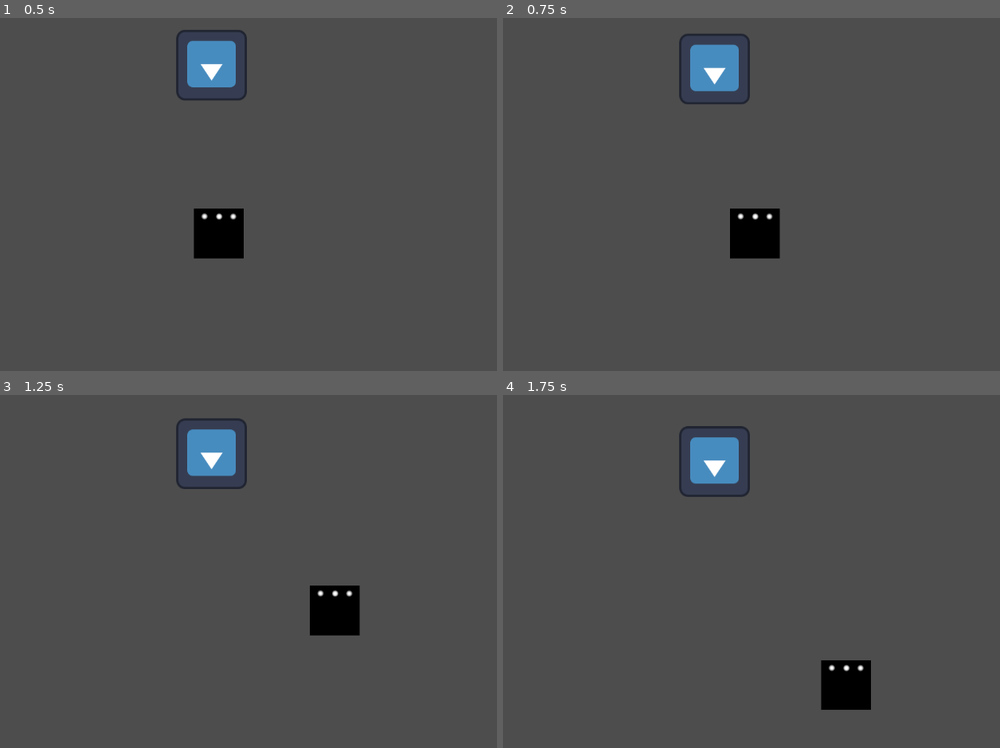
Above: before the commit, frames 1-4 (two rows, left to right).
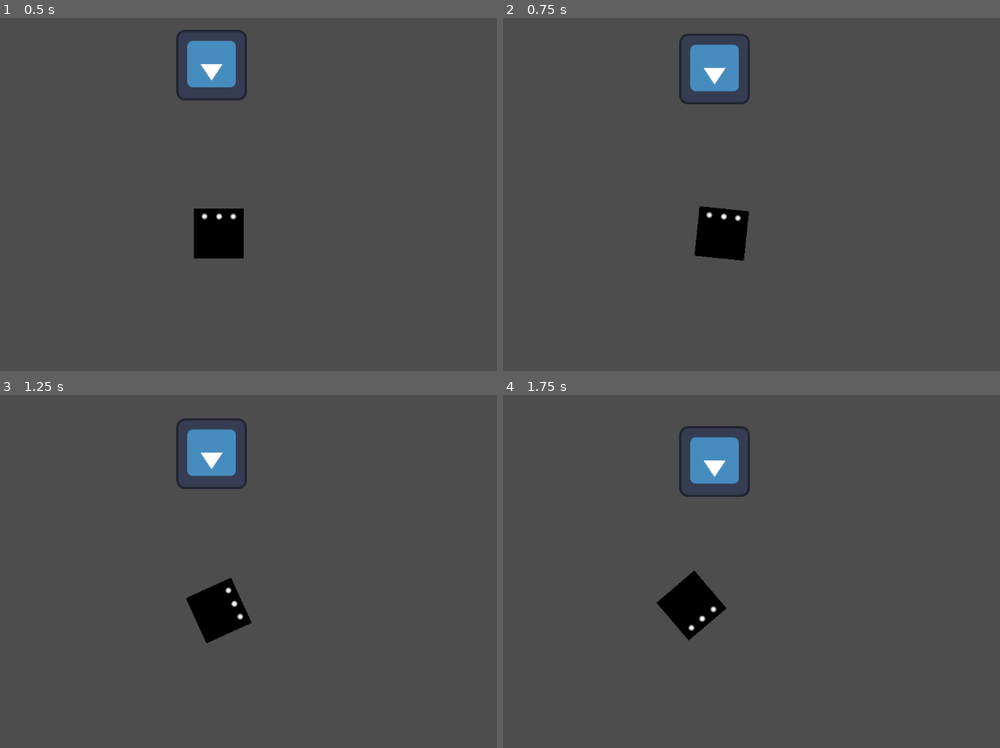
Above: after the commit, the same moments.

Repository: WickerBaskett/das-teroids
Game: Godot game, scene res://scenes/main_level.tscn
The game is run twice, just before and just after one commit, with the same random seed, the same clock (stepped at 60 frames per second) and the same inputs. The engine's default icon, where the game draws it, is replaced by a stand-in: a white triangle on a blue panel in a dark square.
Inputs:
- Up to frame 1 (0.5 s): no input
- Up to frame 2 (0.75 s): hold Right (ui_right) from 0.53 s (still down)
- Up to frame 3 (1.25 s): keep holding Right (ui_right)
- Up to frame 4 (1.75 s): release Right (ui_right) at 1.28 s; hold Down (ui_down) from 1.28 s (still down)

Frame 1 is identical in both runs. In frame 2, 2.0% of the frame differs, in the area x 38-56%, y 53-69%; in frame 3, 2.8%, in the area x 37-73%, y 51-71%; in frame 4, 2.8%.

Commit message:
changed player to rigid body, wrote basic movement script

Diff:
--- a/das-teroids/scenes/player.tscn
+++ b/das-teroids/scenes/player.tscn
@@ -6,7 +6,8 @@
 [sub_resource type="RectangleShape2D" id="RectangleShape2D_g2els"]
 size = Vector2(90, 90)
 
-[node name="Player" type="CharacterBody2D"]
+[node name="Player" type="RigidBody2D"]
+gravity_scale = 0.0
 script = ExtResource("1_g2els")
 
 [node name="Sprite2D" type="Sprite2D" parent="."]
--- a/das-teroids/scripts/player.gd
+++ b/das-teroids/scripts/player.gd
@@ -1,7 +1,7 @@
-extends CharacterBody2D
+extends RigidBody2D
 
-const SPEED = 300.0
-const JUMP_VELOCITY = -400.0
+const SPEED_SCALE = 10.0
+const ROTATION_SPEED_SCALE = 0.1
 
 
 # This is the default movement function provided by CharacterBody2D
@@ -9,19 +9,13 @@
 func _physics_process(_delta: float) -> void:
 	# Get the input direction and handle the movement/deceleration.
 	# As good practice, you should replace UI actions with custom gameplay actions.
-	var x_direction := Input.get_axis("ui_left", "ui_right")
-	if x_direction:
-		velocity.x = x_direction * SPEED
-	else:
-		velocity.x = move_toward(velocity.x, 0, SPEED)
+	var player_rotation := Input.get_axis("ui_left", "ui_right")
+	var y_direction := Input.get_axis("ui_up", "ui_down")
 
-	var y_direction := Input.get_axis("ui_up", "ui_down")
-	if y_direction:
-		velocity.y = y_direction * SPEED
-	else:
-		velocity.y = move_toward(velocity.y, 0, SPEED)
+	angular_velocity += player_rotation * ROTATION_SPEED_SCALE
+	linear_velocity += global_transform.y * y_direction * SPEED_SCALE
 
-	move_and_slide()
+
 
 
 # Called on collision with asteroid
